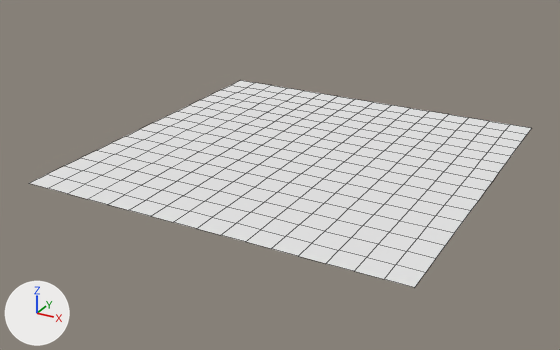
The Blender file Resources/Blender/Buildings/Dungeon/Base.blend, before and after one commit.
The view is the same before and after, from a camera (50 mm lens) standing at (14.2, -27.8, 12.6) and looking at (-0.6, -0.9, -0.8). Every picture has the same lights, and +X, +Y and +Z are marked at lower left. Mesh edges are drawn as thin lines.
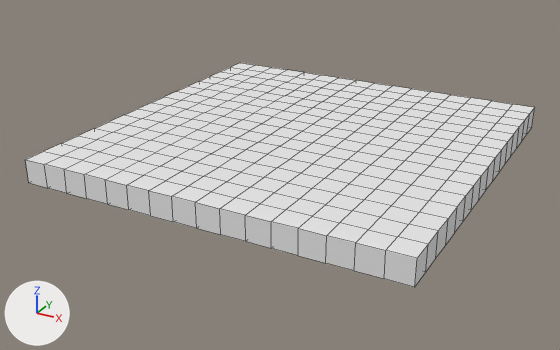
Edits to the bpy script that builds the scene:
```text
Change me_plane_001:
    used by ob_plane; location = (0.0, 0.0, 0.0); scale = (8.0, 8.0, 8.0)
    remove me_plane_001.from_pydata(...)  # 289 vertices, 256 faces; spans x -1.0..1.0, y -1.0..1.0, z 0.0
    add me_plane_001.from_pydata(...)  # 578 vertices, 576 faces; spans x -1.0..1.0, y -1.0..1.0, z 0.0..0.13
    me_plane_001 part 1: 289 vertices added at x -1.0..1.0, y -1.0..1.0, z 0.13
```

Boxes [x1, y1, x2, y2] around the edits, measured in the pictures (560 x 350 px):
'Plane', reshaped (8% taller): before [29, 80, 531, 287]; after [25, 63, 535, 287]
part 1 of me_plane_001, added: after [25, 63, 535, 287]
